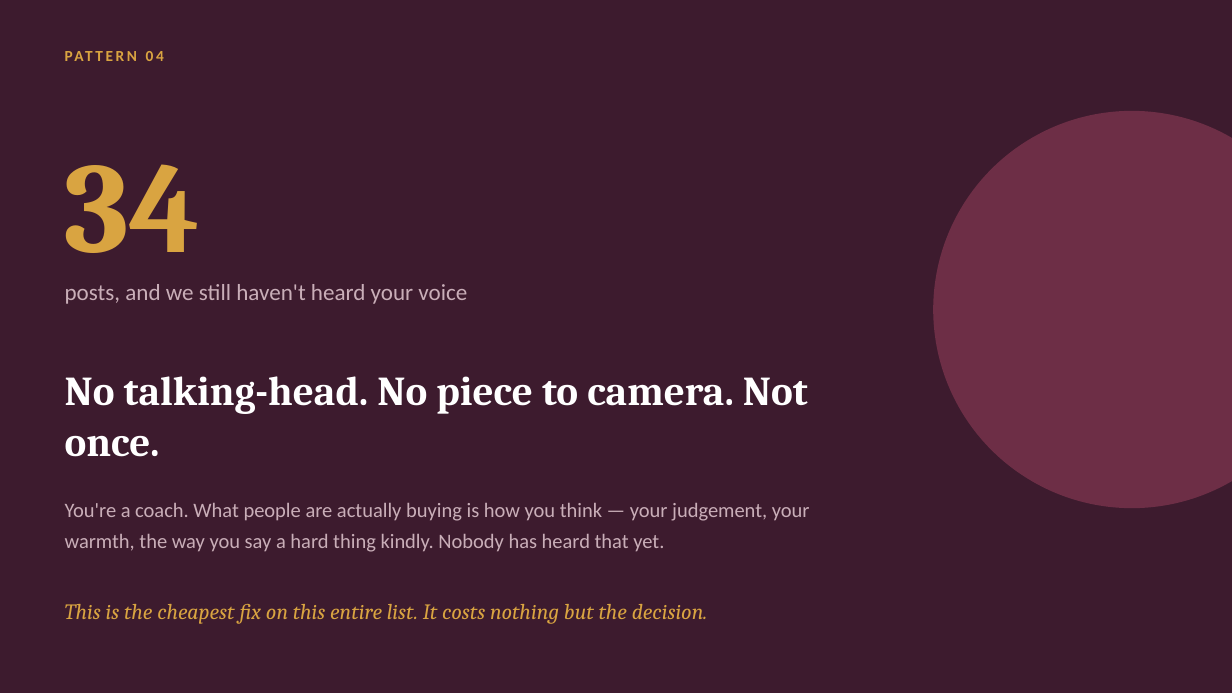
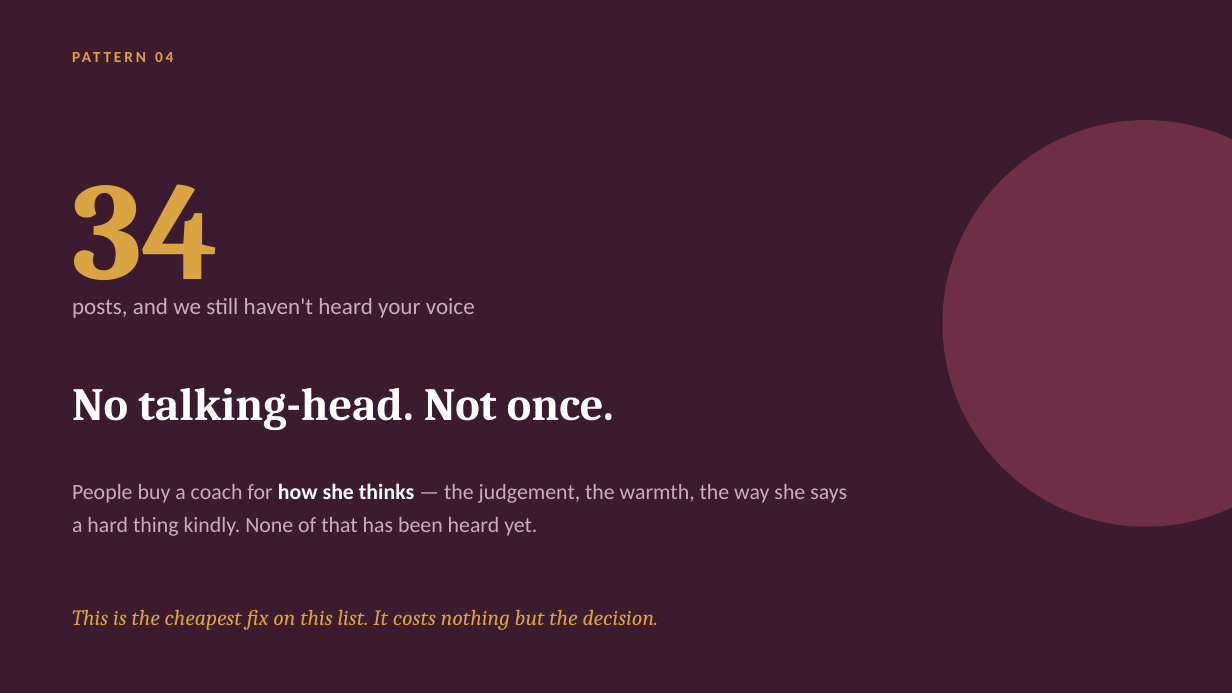
Before and after one commit to productionxin/Assets, a slide deck: slide 8 of clients/juhi-agarwal-nexther/neXtHer-What-I-Found.pptx. Drawn at 1232x693 pixels with LibreOffice and Linux fonts; fonts in the diff are those of the drawing. Boxes give left, top, right and bottom in pixels: in the first picture for what was removed or moved away, otherwise in the second. Text is boxed around its words. In the diff, an @@ line names an element or a change of style, - is before the commit and + after.

```diff
--- a/clients/juhi-agarwal-nexther/neXtHer-What-I-Found.pptx
+++ b/clients/juhi-agarwal-nexther/neXtHer-What-I-Found.pptx
@@ text "PATTERN 04": place and size @@
-text "PATTERN 04" at [65, 42, 1165, 69]
+text "PATTERN 04" at [72, 43, 1157, 70]
@@ text "PATTERN 04" at [72, 43, 1157, 70]: letter spacing 2 to 2.2 pt @@
@@ ellipse: place and size @@
-ellipse at [933, 111, 1232, 508]
+ellipse at [943, 120, 1232, 527]
@@ text "34": place and size @@
-text "34" at [65, 164, 201, 253]
+text "34" at [72, 184, 219, 308]
@@ text "34" at [72, 184, 219, 308]: size 100 to 108 pt @@
@@ text "posts, and we still haven't ...": place and size @@
-text "posts, and we still haven't ..." at [65, 284, 467, 304]
+text "posts, and we still haven't ..." at [72, 298, 475, 318]
@@ text at [72, 388, 614, 430]: text changed; size 32 to 36 pt @@
-No talking-head. No piece to camera. Not once.
+No talking-head. Not once.
@@ text at [72, 483, 847, 536]: text changed; size 16 to 17 pt @@
-You're a coach. What people are actually buying is how you think — your judgement, your warmth, the way you say a hard thing kindly. Nobody has heard that yet.
+People buy a coach for how she thinks — the judgement, the warmth, the way she says a hard thing kindly. None of that has been heard yet.
@@ text at [72, 610, 659, 630]: text changed @@
-This is the cheapest fix on this entire list. It costs nothing but the decision.
+This is the cheapest fix on this list. It costs nothing but the decision.
```
Also in this commit, not shown: 17 other slides changed, 3 slides added, 2 slides removed, 11 other files.
